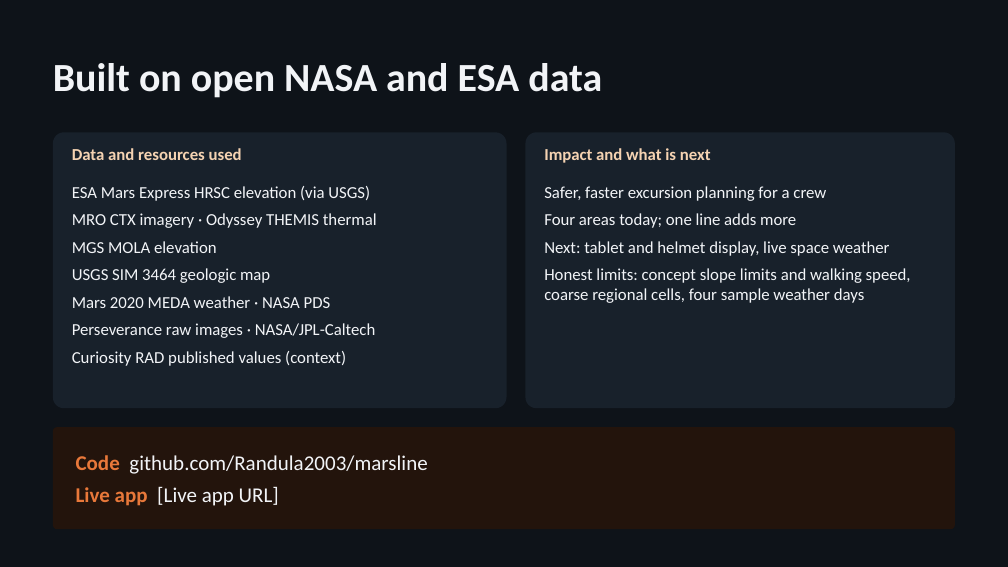
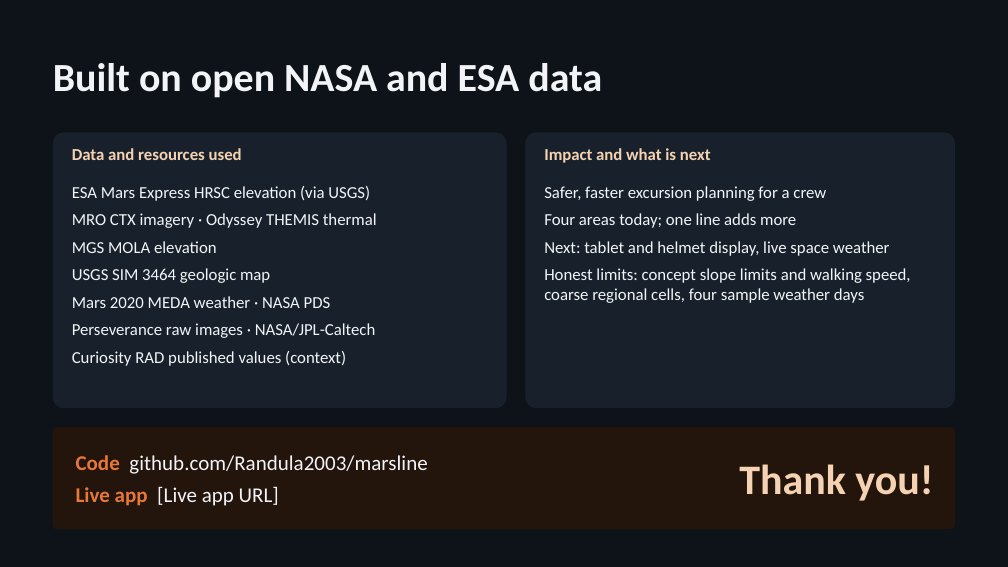
Before and after one commit to Randula2003/marsline, a slide deck: slide 7 of docs/demo/Marsline_SpaceApps_Demo.pptx. Drawn at 1008x567 pixels with LibreOffice and Linux fonts; fonts in the diff are those of the drawing. Boxes give left, top, right and bottom in pixels: in the first picture for what was removed or moved away, otherwise in the second. Text is boxed around its words. In the diff, an @@ line names an element or a change of style, - is before the commit and + after.

```diff
--- a/docs/demo/Marsline_SpaceApps_Demo.pptx
+++ b/docs/demo/Marsline_SpaceApps_Demo.pptx
@@ text added at (739,464,933,501), 40 pt, text #F5D3B2, bold @@
+Thank you!
```
Also in this commit, not shown: 2 other files.
